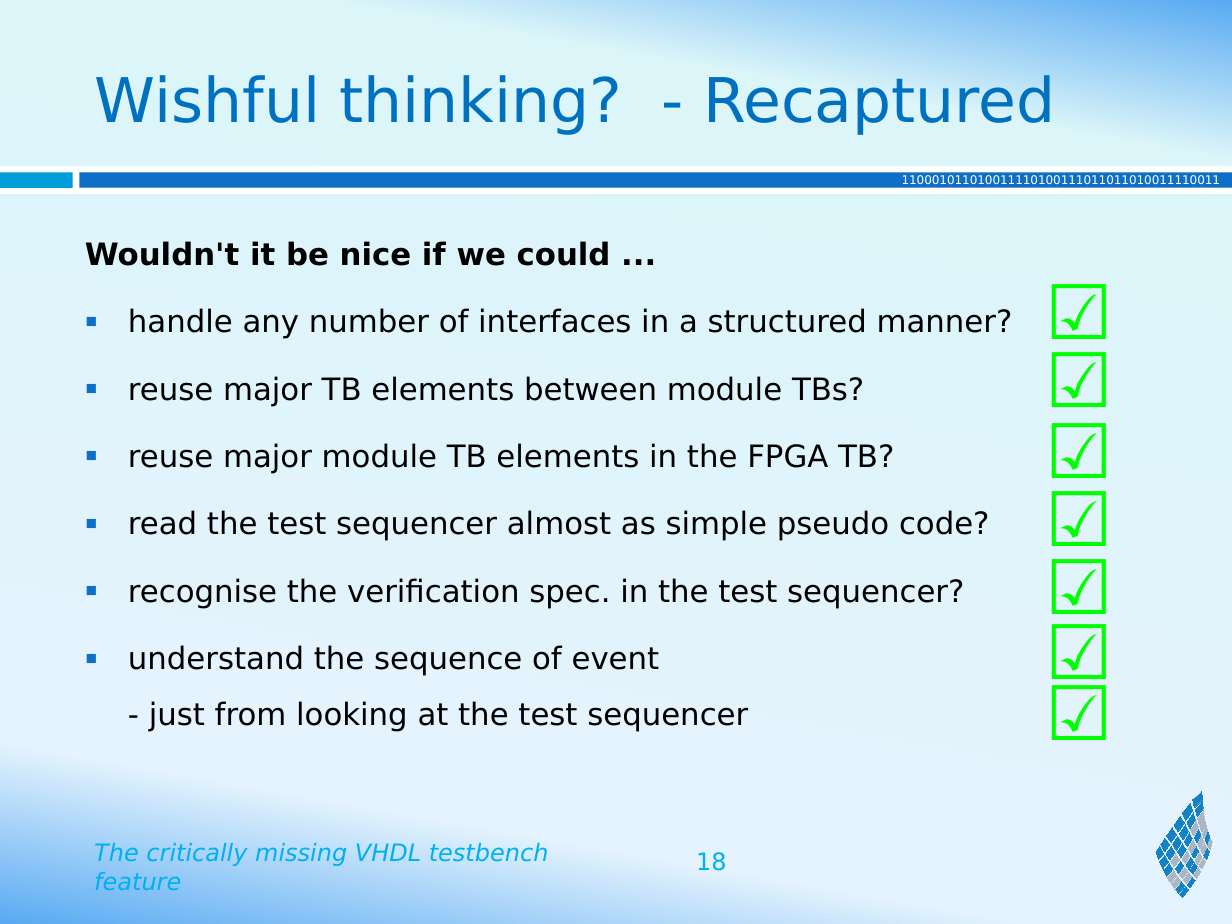
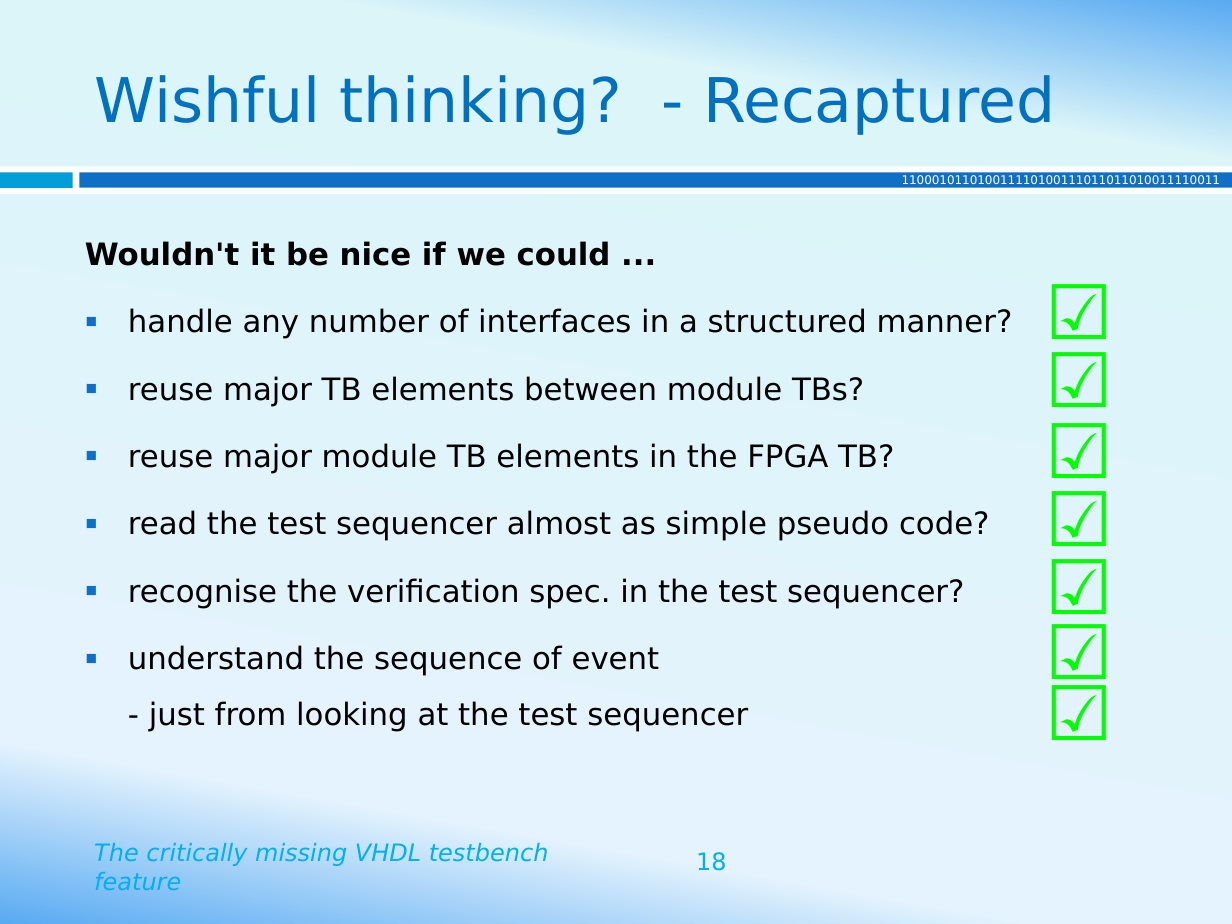
Before and after one commit to UVVM/UVVM, a slide deck: slide 18 of uvvm_vvc_framework/doc/The_critically_missing_VHDL_TB_feature.ppsx. Drawn at 1232x924 pixels with LibreOffice and Linux fonts; fonts in the diff are those of the drawing. Boxes give left, top, right and bottom in pixels: in the first picture for what was removed or moved away, otherwise in the second. Text is boxed around its words. In the diff, an @@ line names an element or a change of style, - is before the commit and + after.

```diff
--- a/uvvm_vvc_framework/doc/The_critically_missing_VHDL_TB_feature.ppsx
+++ b/uvvm_vvc_framework/doc/The_critically_missing_VHDL_TB_feature.ppsx
@@ group removed at [1156, 792, 1211, 898]: 42 freeform shapes @@
```
Also in this commit, not shown: 20 other slides changed, 3 other files.
